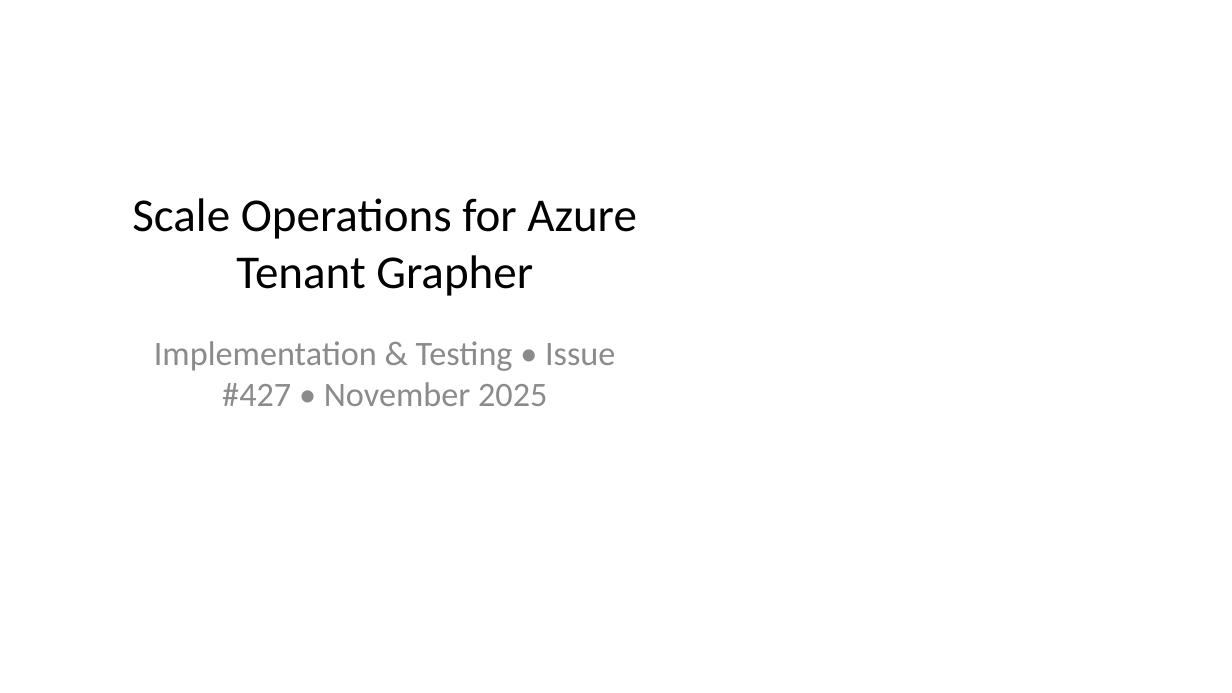
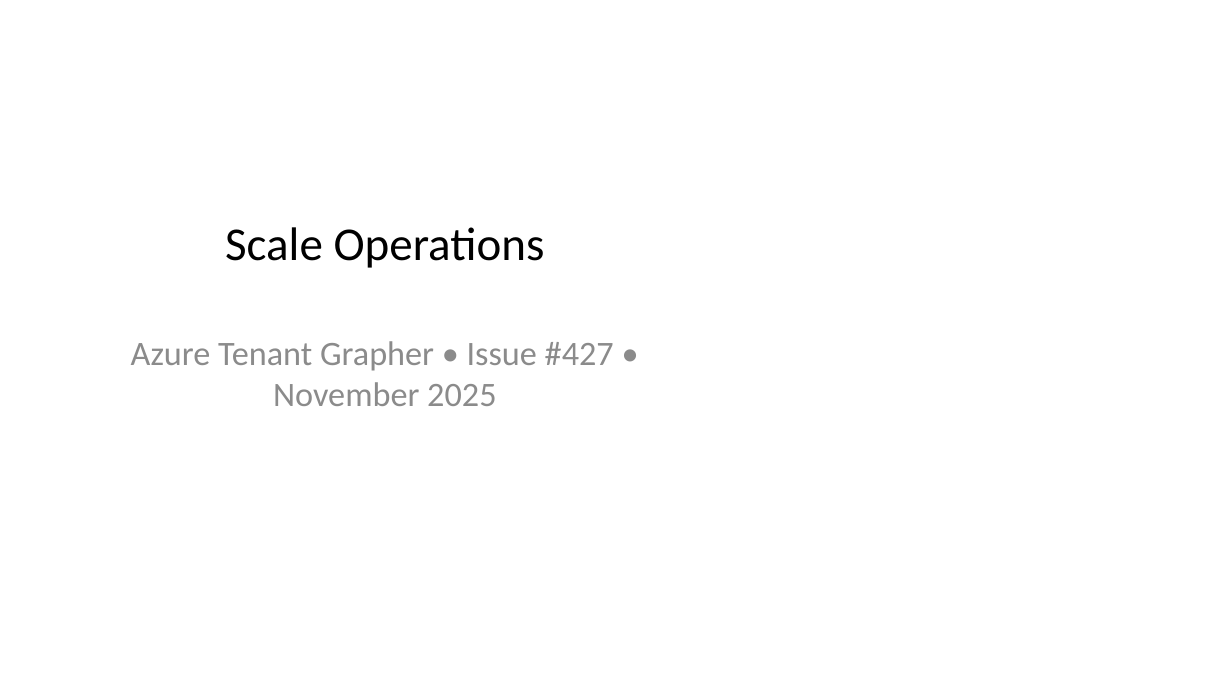
Before and after one commit to rysweet/azure-tenant-grapher, a slide deck: slide 1 of Scale_Operations_Implementation.pptx. Drawn at 1232x693 pixels with LibreOffice and Linux fonts; fonts in the diff are those of the drawing. Boxes give left, top, right and bottom in pixels: in the first picture for what was removed or moved away, otherwise in the second. Text is boxed around its words. In the diff, an @@ line names an element or a change of style, - is before the commit and + after.

```diff
--- a/Scale_Operations_Implementation.pptx
+++ b/Scale_Operations_Implementation.pptx
@@ title at <box>225,227,545,268</box>: text changed @@
-Scale Operations for Azure Tenant Grapher
+Scale Operations
@@ subtitle at <box>131,341,614,406</box>: text changed @@
-Implementation & Testing • Issue #427 • November 2025
+Azure Tenant Grapher • Issue #427 • November 2025
```
Also in this commit, not shown: 6 other slides changed, 3 slides added, 22 slides removed.
